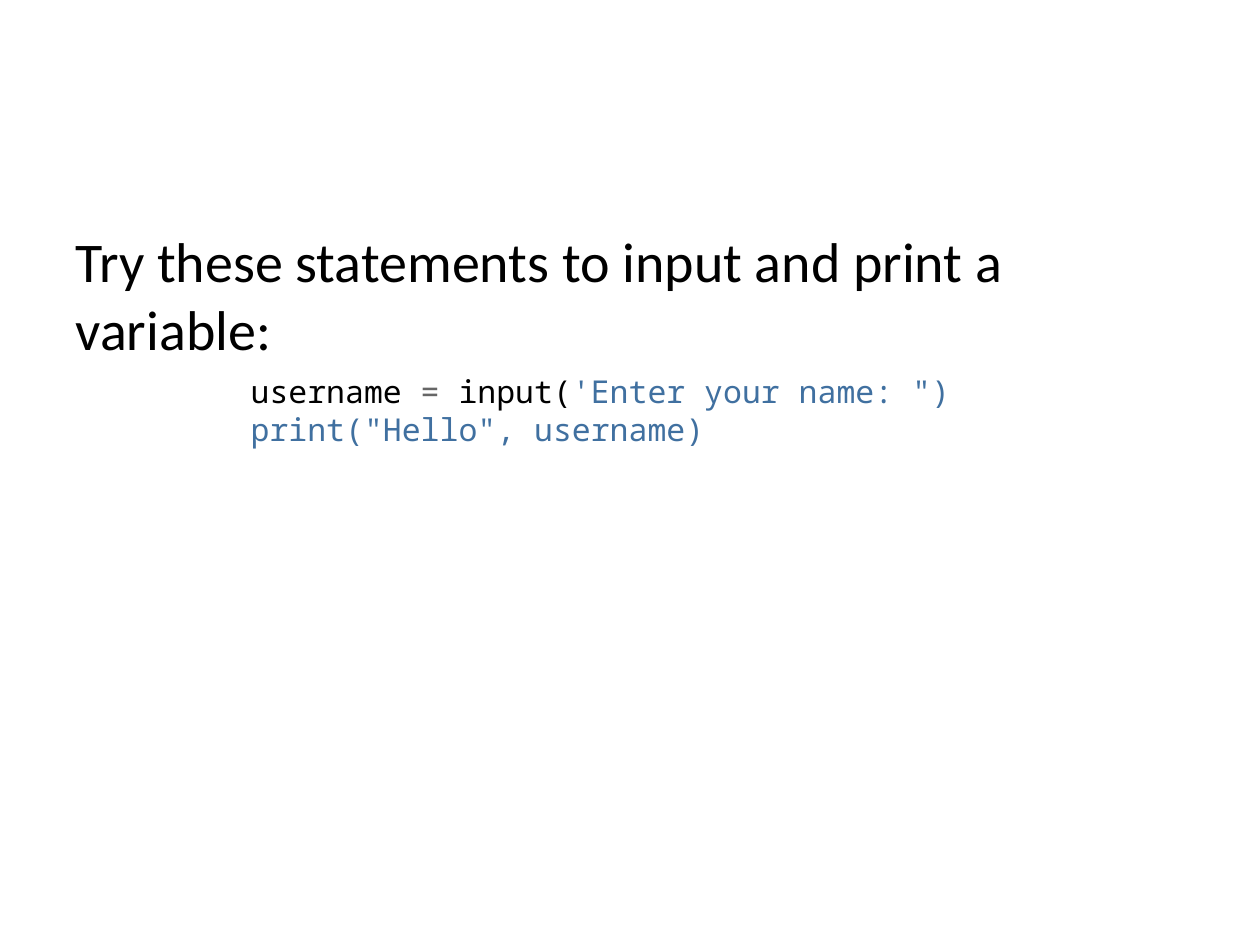
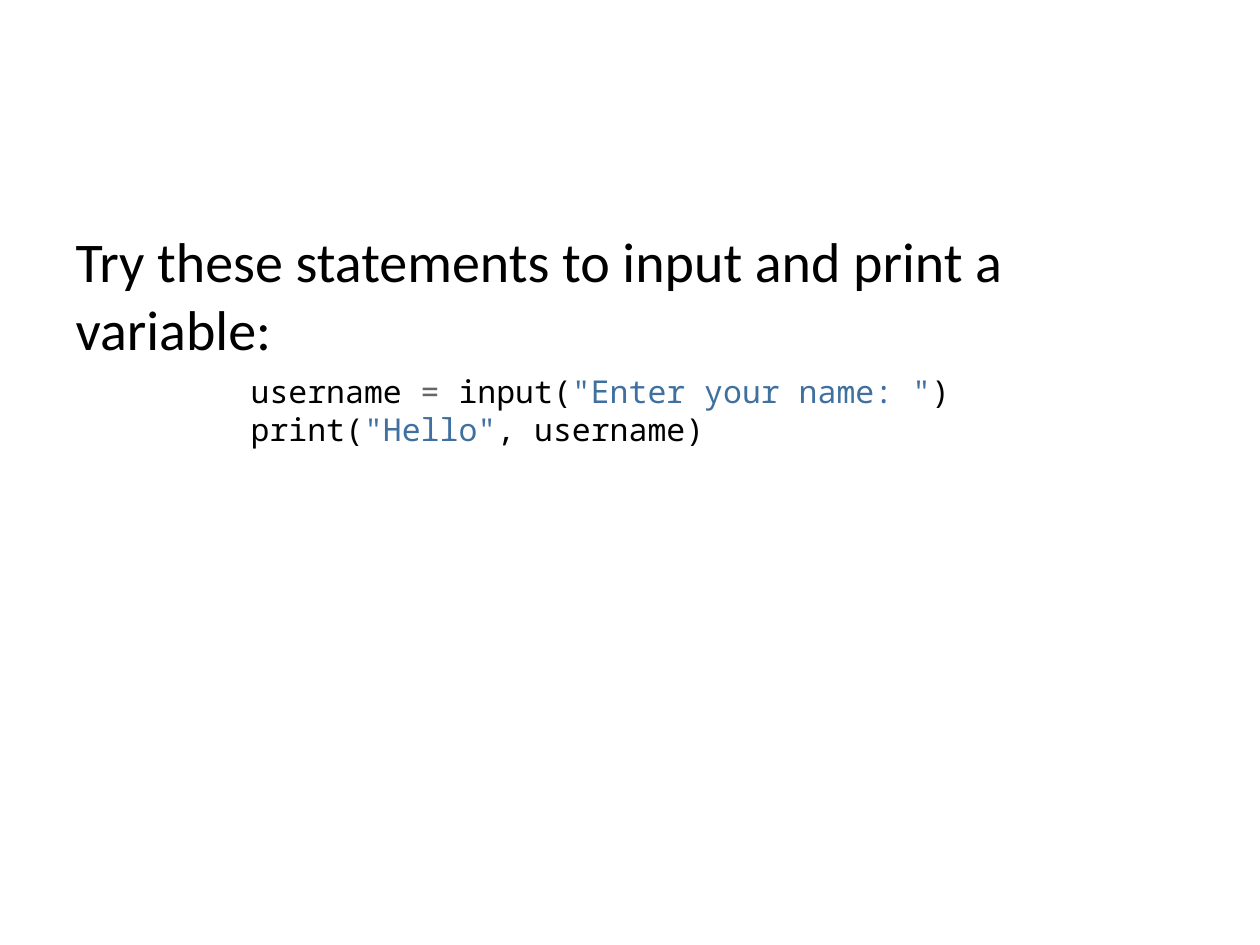
Before and after one commit to edsu/inst326, a slide deck: slide 18 of modules/module01/slides.pptx. Drawn at 1260x945 pixels with LibreOffice and Linux fonts; fonts in the diff are those of the drawing. Boxes give left, top, right and bottom in pixels: in the first picture for what was removed or moved away, otherwise in the second. Text is boxed around its words. In the diff, an @@ line names an element or a change of style, - is before the commit and + after.

```diff
--- a/modules/module01/slides.pptx
+++ b/modules/module01/slides.pptx
@@ text at [251, 379, 893, 449]: text changed; text colour #4070A0 to #000000 @@
-username = input('Enter your name: ")
-print("Hello", username)
+username = input("Enter your name: ")
+print("Hello", username)
```
Also in this commit, not shown: 1 other slide changed, 2 other files.
